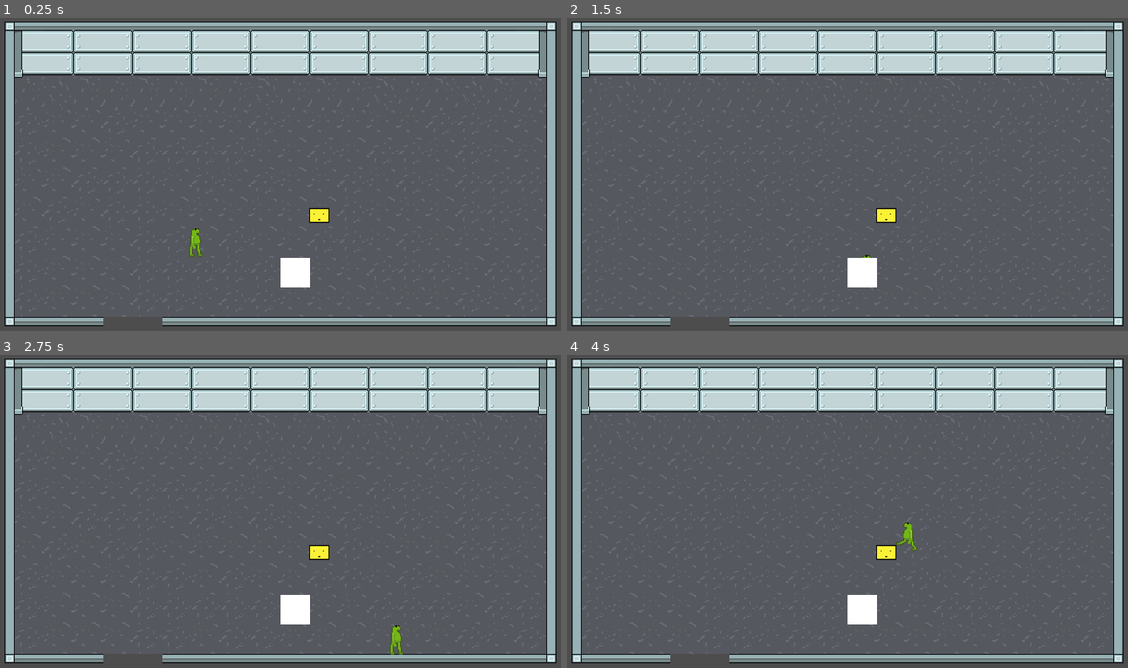
Above: before the commit, frames 1-4 (two rows, left to right).
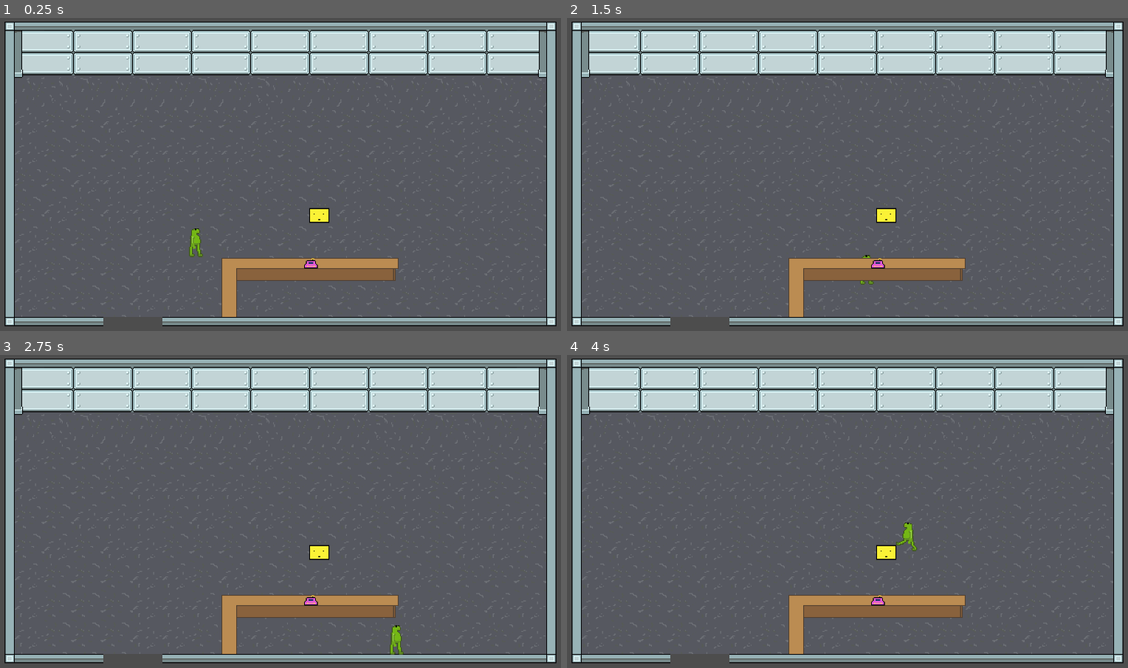
Above: after the commit, the same moments.

Repository: TomiZ87/spooky-game-jam-2025
Game: Godot game, scene res://scenes/room.tscn
Two runs of this game, one before a commit and one after it. Both use one fixed random seed, a clock stepped at 60 frames per second and the inputs below.
Inputs:
- Up to frame 1 (0.25 s): no input
- Up to frame 2 (1.5 s): tap Enter at 0.5 s; hold D (move_right) 0.53-1.28 s; tap Q (player_pick_up_put_down) at 0.6, 1.35 s; tap Space at 1.25 s; hold S (move_down) from 1.28 s (still down)
- Up to frame 3 (2.75 s): tap Enter at 2 s; release S (move_down) at 2.03 s; hold D (move_right) from 2.03 s (still down); tap Q (player_pick_up_put_down) at 2.1 s
- Up to frame 4 (4 s): release D (move_right) at 2.78 s; hold W (move_up) 2.78-3.53 s; tap Q (player_pick_up_put_down) at 2.85, 3.6 s; hold A (move_left) from 3.53 s (still down)

The runs differ from the first frame. In frame 1, 2.7% of the frame differs, in the area x 39-72%, y 76-96%; in frame 2, 2.7%; in frame 3, 2.7%; in frame 4, 2.7%.

Commit message:
#5 feat: add new furniture tileset - desk and a cash register

Diff:
--- a/project/scenes/room.tscn
+++ b/project/scenes/room.tscn
@@ -1,8 +1,10 @@
-[gd_scene load_steps=7 format=4 uid="uid://dmpeto3yqxjvm"]
+[gd_scene load_steps=11 format=4 uid="uid://dmpeto3yqxjvm"]
 
 [ext_resource type="Texture2D" uid="uid://dlyv2cbq4menu" path="res://assets/sprites/roomTileSet.png" id="1_36trf"]
 [ext_resource type="PackedScene" uid="uid://c8arvx3x233ts" path="res://scenes/player.tscn" id="2_ffxv4"]
 [ext_resource type="PackedScene" uid="uid://dop628qw3t87d" path="res://scenes/dummy.tscn" id="3_85yof"]
+[ext_resource type="Texture2D" uid="uid://brjbkwrpwqthk" path="res://assets/sprites/desk.png" id="4_jxe34"]
+[ext_resource type="Texture2D" uid="uid://0j0fvjprrrw4" path="res://assets/sprites/cash_register.png" id="5_jn645"]
 
 [sub_resource type="TileSetAtlasSource" id="TileSetAtlasSource_ffxv4"]
 texture = ExtResource("1_36trf")
@@ -48,6 +50,18 @@
 sources/0 = SubResource("TileSetAtlasSource_ffxv4")
 sources/1 = SubResource("TileSetScenesCollectionSource_85yof")
 
+[sub_resource type="TileSetAtlasSource" id="TileSetAtlasSource_jxe34"]
+texture = ExtResource("4_jxe34")
+texture_region_size = Vector2i(32, 32)
+1:0/0 = 0
+2:0/0 = 0
+3:0/0 = 0
+1:1/0 = 0
+
+[sub_resource type="TileSet" id="TileSet_jxe34"]
+tile_size = Vector2i(32, 32)
+sources/0 = SubResource("TileSetAtlasSource_jxe34")
+
 [node name="Room" type="Node2D"]
 
 [node name="TileMapLayer" type="TileMapLayer" parent="."]
@@ -59,21 +73,29 @@
 zoom = Vector2(2, 2)
 
 [node name="CharacterBody2D" parent="." instance=ExtResource("2_ffxv4")]
+z_index = 1
 position = Vector2(196, 175)
 
 [node name="StaticBody2D" parent="." instance=ExtResource("3_85yof")]
 position = Vector2(330, 138)
 
 [node name="CashRegister" type="Node2D" parent="."]
-position = Vector2(288, 201)
+z_index = 3
+position = Vector2(343, 201)
 
-[node name="ColorRect" type="ColorRect" parent="CashRegister"]
-offset_top = -9.0
-offset_right = 32.0
-offset_bottom = 23.0
+[node name="CashRegister" type="Sprite2D" parent="CashRegister"]
+position = Vector2(-22, -3)
+texture = ExtResource("5_jn645")
 
 [node name="Area2D" type="Area2D" parent="CashRegister"]
 position = Vector2(0, -9)
 
 [node name="RegisterArea" type="CollisionPolygon2D" parent="CashRegister/Area2D"]
-polygon = PackedVector2Array(0, 32, -32, 64, 64, 64, 32, 32)
+position = Vector2(-36, -20)
+polygon = PackedVector2Array(-11, 32, -11, 83, 32, 83, 32, 32)
+
+[node name="FurnitureTileMapLayer" type="TileMapLayer" parent="."]
+z_index = 1
+tile_map_data = PackedByteArray("AAAHAAYAAAABAAAAAAAIAAYAAAACAAAAAAAJAAYAAAACAAAAAAAKAAYAAAACAAAAAAALAAYAAAACAAAAAAAMAAYAAAADAAAAAAAHAAcAAAABAAEAAAA=")
+tile_set = SubResource("TileSet_jxe34")
+use_kinematic_bodies = true
Binary file added: project/assets/sprites/cash_register.png
Binary file added: project/assets/sprites/desk.png
